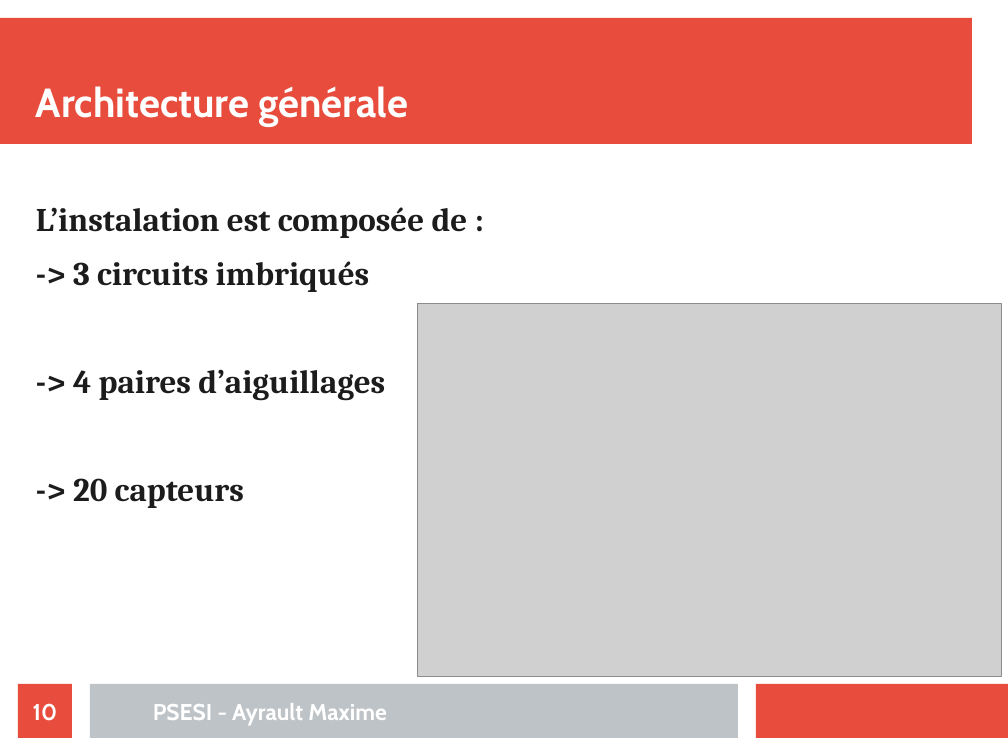
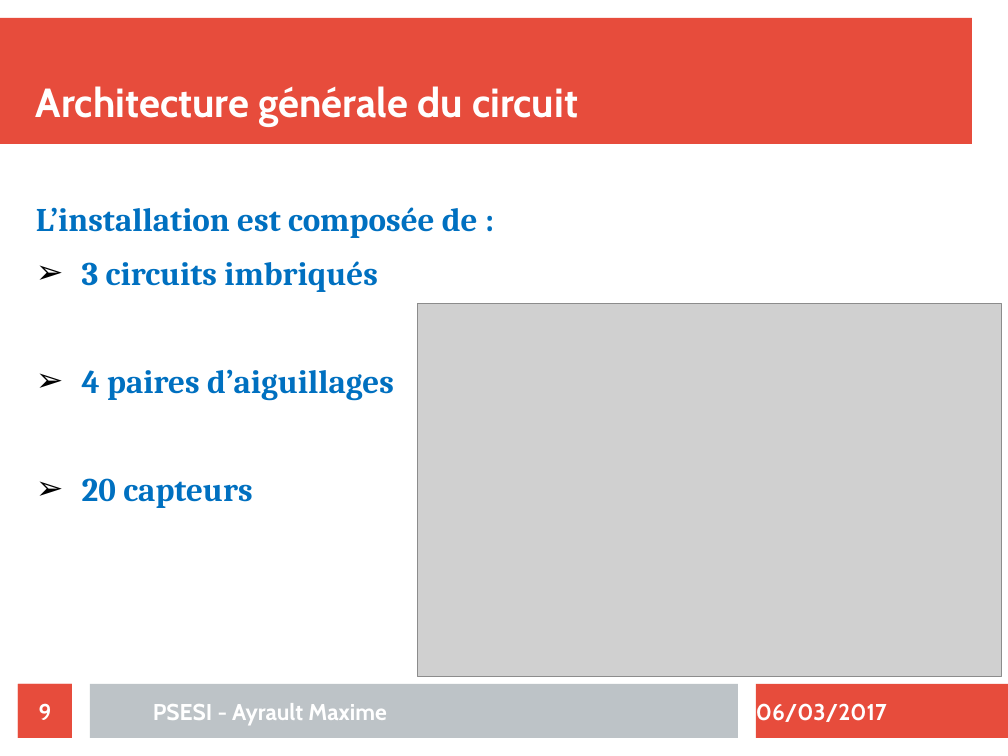
Before and after one commit to maximouth/CBI, a slide deck: slide 9 of Presentation/presentation.odp (slide 10 before the commit). Drawn at 1008x756 pixels with LibreOffice and Linux fonts; fonts in the diff are those of the drawing; grey boxes stand for pictures. Boxes give left, top, right and bottom in pixels: in the first picture for what was removed or moved away, otherwise in the second. Text is boxed around its words. In the diff, an @@ line names an element or a change of style, - is before the commit and + after.

```diff
--- a/Presentation/presentation.odp
+++ b/Presentation/presentation.odp
@@ rectangle removed at <box>0,18,972,145</box> @@
@@ freeform shape added at <box>0,18,972,145</box>, fill #E74C3C @@
@@ title at <box>36,86,578,127</box>: text changed @@
-Architecture générale
+Architecture générale du circuit
@@ text at <box>36,207,478,508</box>: text changed; text colour #1C1C1C to #0070C0 @@
-L’instalation est composée de :
--> 3 circuits imbriqués
--> 4 paires d’aiguillages
--> 20 capteurs
+L’installation est composée de :
+➢ 3 circuits imbriqués
+➢ 4 paires d’aiguillages
+➢ 20 capteurs
@@ freeform shape added at <box>18,684,72,738</box>, fill #F44336 @@
@@ rectangle removed at <box>756,684,1008,738</box> @@
@@ freeform shape added at <box>756,684,1008,738</box>, fill #E74C3C @@
@@ page number at <box>39,703,52,720</box>: text changed @@
-10
+9
@@ text added at <box>756,703,887,722</box>, 18 pt, text #FFFFFF, bold @@
+06/03/2017
```
Also in this commit, not shown: 15 other slides changed, 4 slides added, 4 slides removed.
